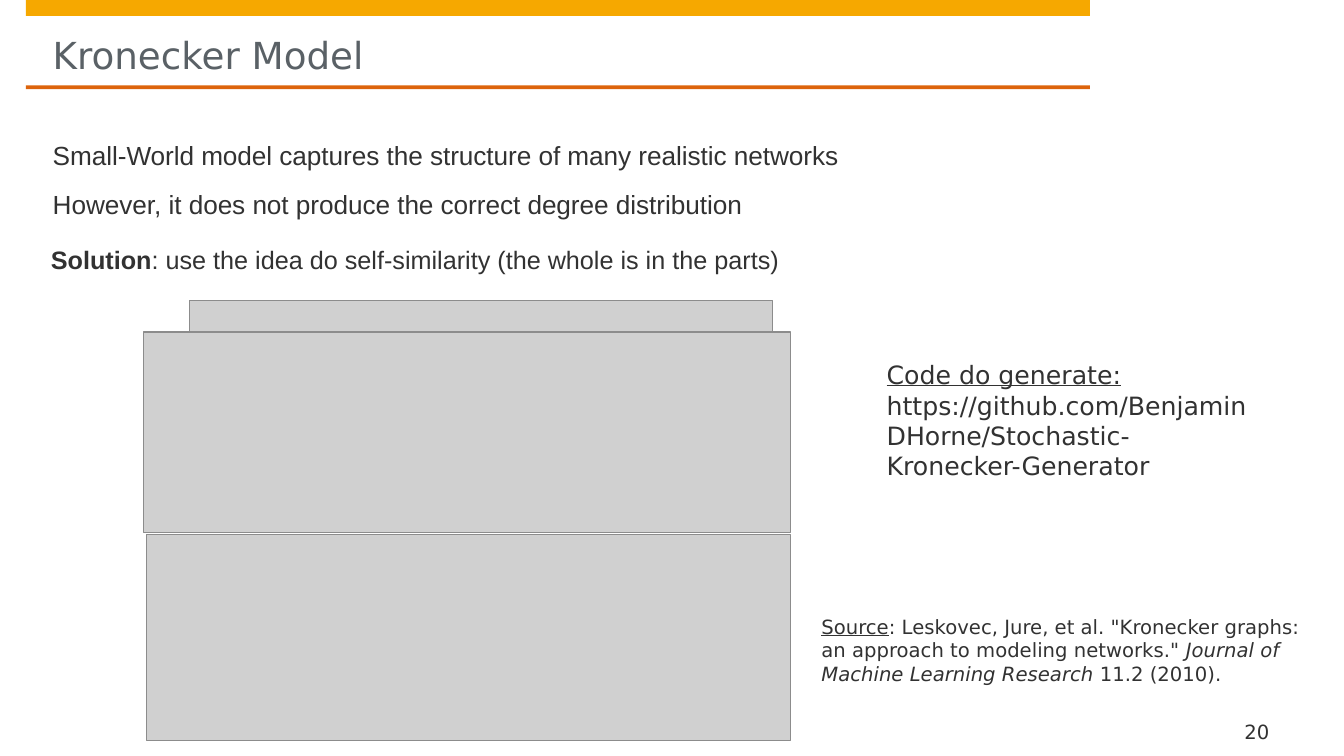
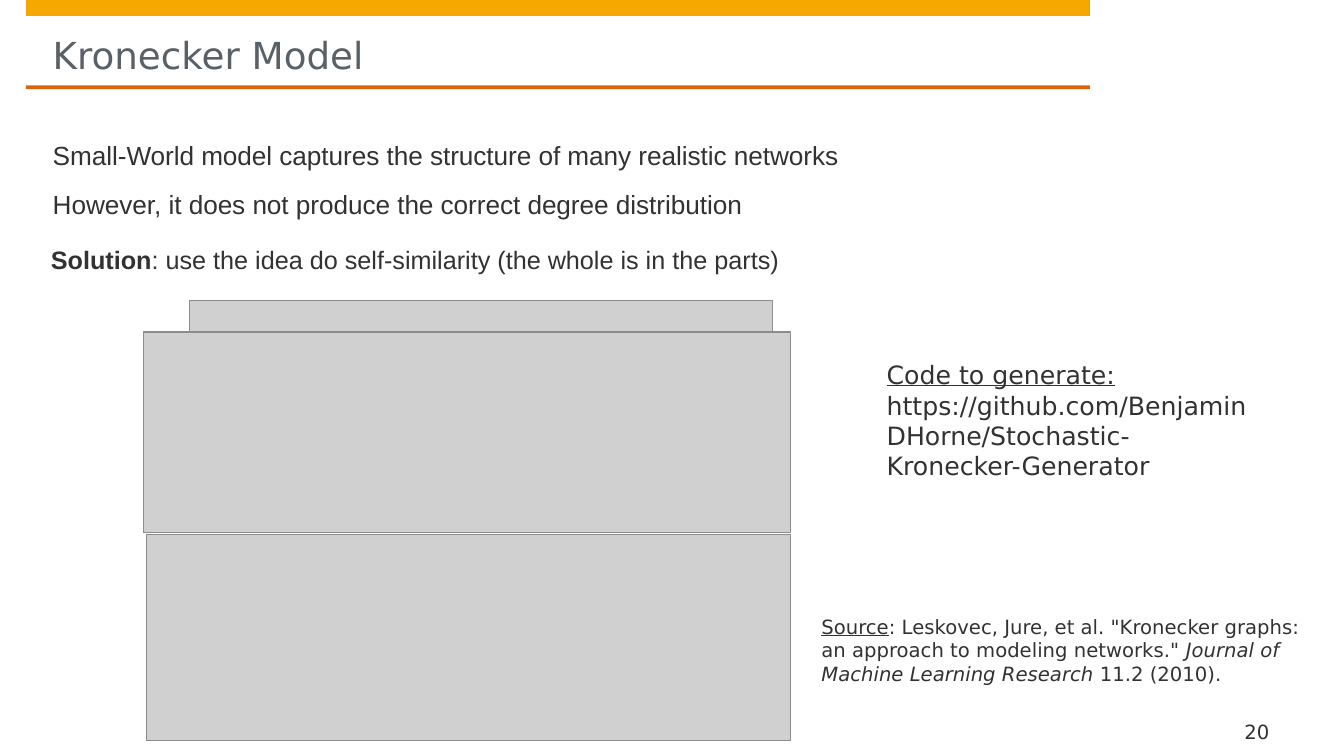
Before and after one commit to hpi-sam/GNN-Course-2020, a slide deck: slide 20 of 2. Comparing Graphs.pptx. Drawn at 1344x756 pixels with LibreOffice and Linux fonts; fonts in the diff are those of the drawing; grey boxes stand for pictures; background and template pictures are left out. Boxes give left, top, right and bottom in pixels: in the first picture for what was removed or moved away, otherwise in the second. Text is boxed around its words. In the diff, an @@ line names an element or a change of style, - is before the commit and + after.

```diff
--- a/2. Comparing Graphs.pptx
+++ b/2. Comparing Graphs.pptx
@@ text at (887, 365, 1247, 476): text changed @@
-Code do generate: https://github.com/BenjaminDHorne/Stochastic-Kronecker-Generator
+Code to generate: https://github.com/BenjaminDHorne/Stochastic-Kronecker-Generator
```
Also in this commit, not shown: 2 other slides changed.
